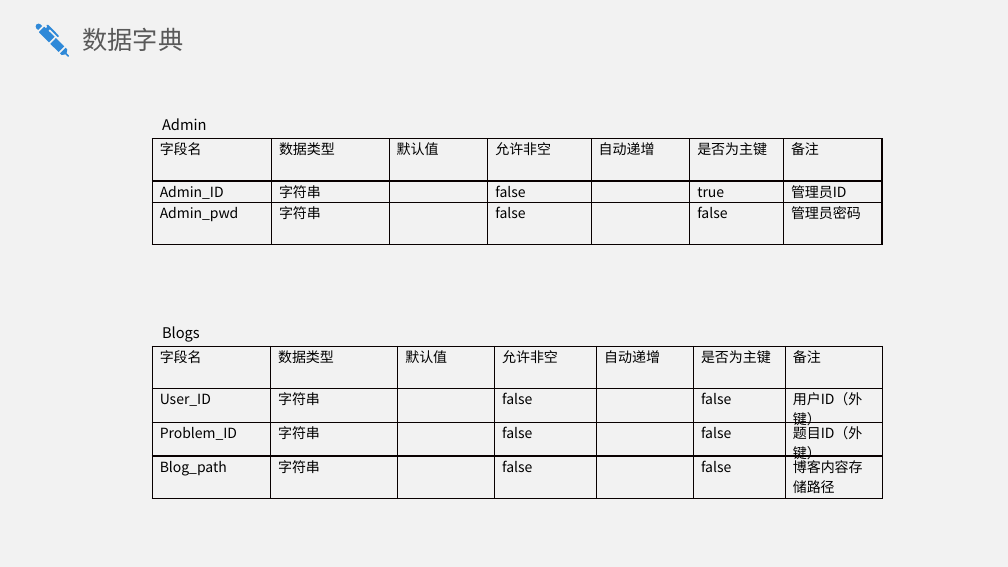
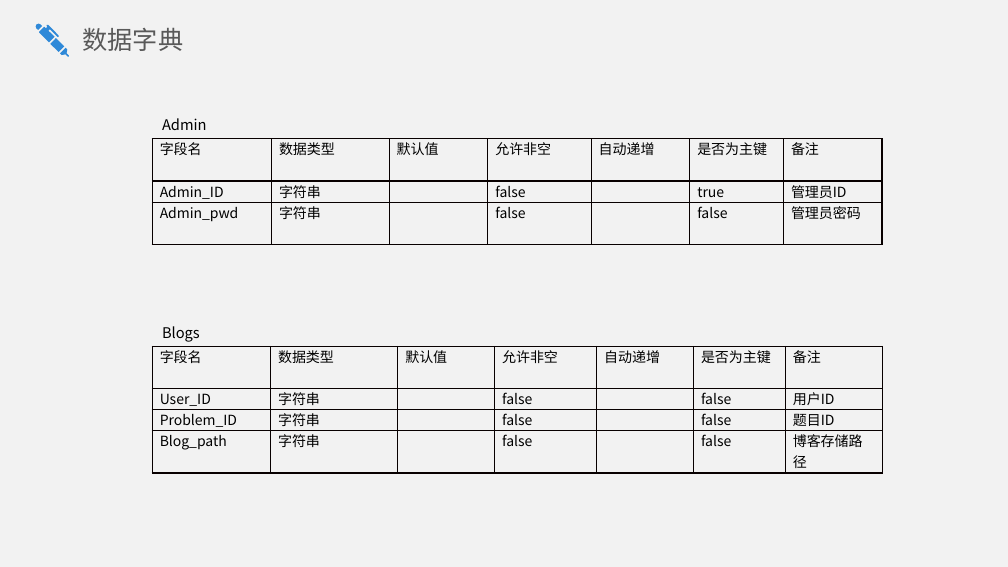
Before and after one commit to SE2020-G02/OurSudoku, a slide deck: slide 28 of SE2020-G02-需求规格说明/SRS v0.0.4.pptx. Drawn at 1008x567 pixels with LibreOffice and Linux fonts; fonts in the diff are those of the drawing. Boxes give left, top, right and bottom in pixels: in the first picture for what was removed or moved away, otherwise in the second. Text is boxed around its words. In the diff, an @@ line names an element or a change of style, - is before the commit and + after.

```diff
--- a/SE2020-G02-需求规格说明/SRS v0.0.4.pptx
+++ b/SE2020-G02-需求规格说明/SRS v0.0.4.pptx
@@ table at <box>152,347,881,474</box> @@
-row 2, column 7: 用户ID（外键）
+row 2, column 7: 用户ID
-row 3, column 7: 题目ID（外键）
+row 3, column 7: 题目ID
-row 4, column 7: 博客内容存储路径
+row 4, column 7: 博客存储路径
```
Also in this commit, not shown: 3 other slides changed, 4 other files.
